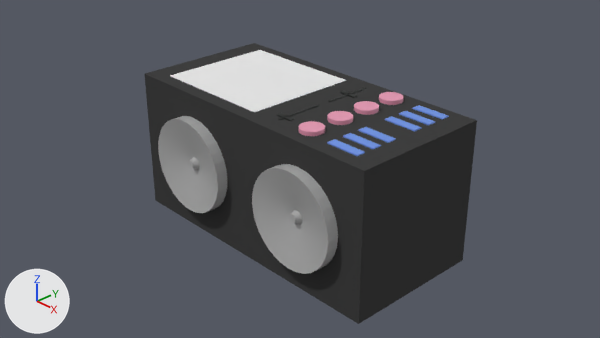
An edit to the Blender file Assets/Environment/Rave Dungeon/Sound system.blend, drawn before and after from the same camera.
Rendered twice from the file's camera 'Camera'. The lights are fixed; the arrows at lower left show +X, +Y and +Z.

The scene before the commit, as lines of its bpy script (objects in view):
```python
ob_cube_001 = bpy.data.objects.new('Cube.001', me_cube_001)
ob_cube_001.location = (1.538, -0.732, 1.006)
ob_cube_001.scale = (0.235, -0.0635, 0.00868)
ob_cube_002 = bpy.data.objects.new('Cube.002', me_cube_002)
ob_cube_002.location = (1.538, -0.473, 1.006)
ob_cube_002.scale = (0.235, -0.0635, 0.00868)
ob_cube_003 = bpy.data.objects.new('Cube.003', me_cube_003)
ob_cube_003.location = (1.538, -0.213, 1.006)
ob_cube_003.scale = (0.235, -0.0635, 0.00868)
ob_cube_004 = bpy.data.objects.new('Cube.004', me_cube_004)
ob_cube_004.location = (1.538, 0.252, 1.006)
ob_cube_004.scale = (0.235, -0.0635, 0.00868)
ob_cube_005 = bpy.data.objects.new('Cube.005', me_cube_005)
ob_cube_005.location = (1.538, 0.512, 1.006)
ob_cube_005.scale = (0.235, -0.0635, 0.00868)
ob_cube_006 = bpy.data.objects.new('Cube.006', me_cube_006)
ob_cube_006.location = (1.538, 0.772, 1.006)
ob_cube_006.scale = (0.235, -0.0635, 0.00868)
ob_cylinder = bpy.data.objects.new('Cylinder', me_cylinder)
ob_cylinder.location = (0.93, -0.675, 1.019)
ob_cylinder.scale = (0.156, 0.156, -0.0344)
ob_cylinder_001 = bpy.data.objects.new('Cylinder.001', me_cylinder_001)
ob_cylinder_001.location = (0.93, -0.196, 1.019)
ob_cylinder_001.scale = (0.156, 0.156, -0.0344)
ob_cylinder_005 = bpy.data.objects.new('Cylinder.005', me_cylinder_005)
ob_cylinder_005.location = (1.043, -1.035, 0.013)
ob_cylinder_005.rotation_euler = (-1.571, 0.0, 0.0)  # degrees (-90, 0, 0)
ob_cylinder_005.scale = (0.664, 0.664, 0.126)
# also in view: 'Cube' at (0.0, 0.0, 0.0); 'Cube.011' at (-0.86, 0.02, 0.98); 'Cylinder.004' at (-0.97, -1.04, 0.01)
```
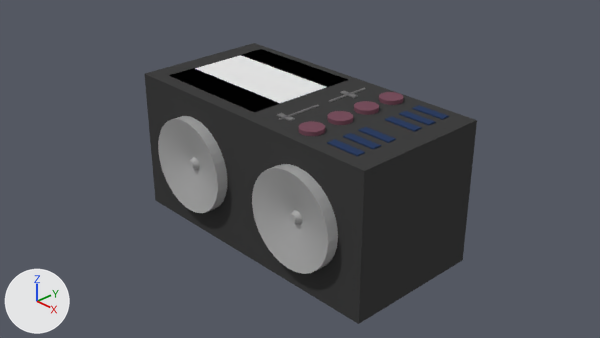
Pixel boxes (x1, y1, x2, y2) of what changed, in the pictures (600 x 338 px):
'Cube.012', added (black): after (169, 68, 280, 112)
'Cube.013', added (black): after (241, 49, 348, 87)
'Cylinder', recoloured: (299, 121, 325, 136) in both
'Cylinder.001', recoloured: (327, 111, 353, 125) in both
'Cylinder.002', recoloured: (354, 101, 379, 115) in both
'Cylinder.003', recoloured: (379, 92, 403, 105) in both
'Cube.001', recoloured: (327, 139, 365, 156) in both
'Cube.002', recoloured: (343, 133, 381, 149) in both
'Cube.003', recoloured: (358, 127, 396, 143) in both
'Cube.004', recoloured: (385, 116, 422, 132) in both
'Cube.005', recoloured: (399, 111, 436, 125) in both
'Cube.006', recoloured: (412, 105, 449, 120) in both

The change, as a list of edits to the scene's bpy script:
```text
Change mat_controls:
    mat_controls.base_color: (0.152, 0.295, 0.8) -> (0.0259, 0.0463, 0.115)  # blue #6d94e7 -> dark blue #2d3d5f
Change mat_dials:
    mat_dials.base_color: (0.8, 0.315, 0.452) -> (0.184, 0.0768, 0.108)  # pink #e798b3 -> brown #774e5c
Add mat_screen:
    mat_screen = principled_material('Screen')
    mat_screen.base_color = (0.000304, 0.000304, 0.000304)  # black #010101
    mat_screen.specular_ior_level = 0.0
Add me_cube_013:
    me_cube_013.from_pydata(...)  # a box spanning x -1.0..1.0, y -1.0..1.0, z -1.0..1.0
    me_cube_013.materials.append(mat_screen)  # black #010101
Add me_cube_012:
    me_cube_012.from_pydata(...)  # a box spanning x -1.0..1.0, y -1.0..1.0, z -1.0..1.0
    me_cube_012.materials.append(mat_screen)  # black #010101
Add ob_cube_013:
    ob_cube_013 = bpy.data.objects.new('Cube.013', me_cube_013)
    ob_cube_013.location = (-0.858, 0.668, 1.0)
    ob_cube_013.scale = (0.899, 0.198, 0.0107)
Add ob_cube_012:
    ob_cube_012 = bpy.data.objects.new('Cube.012', me_cube_012)
    ob_cube_012.location = (-0.858, -0.593, 1.0)
    ob_cube_012.scale = (0.899, 0.209, 0.0107)
```
